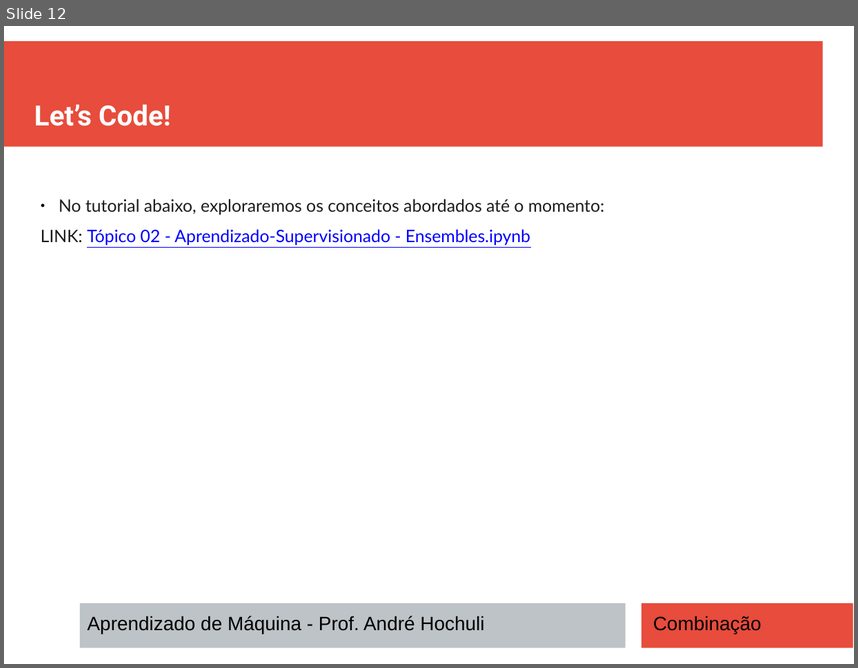
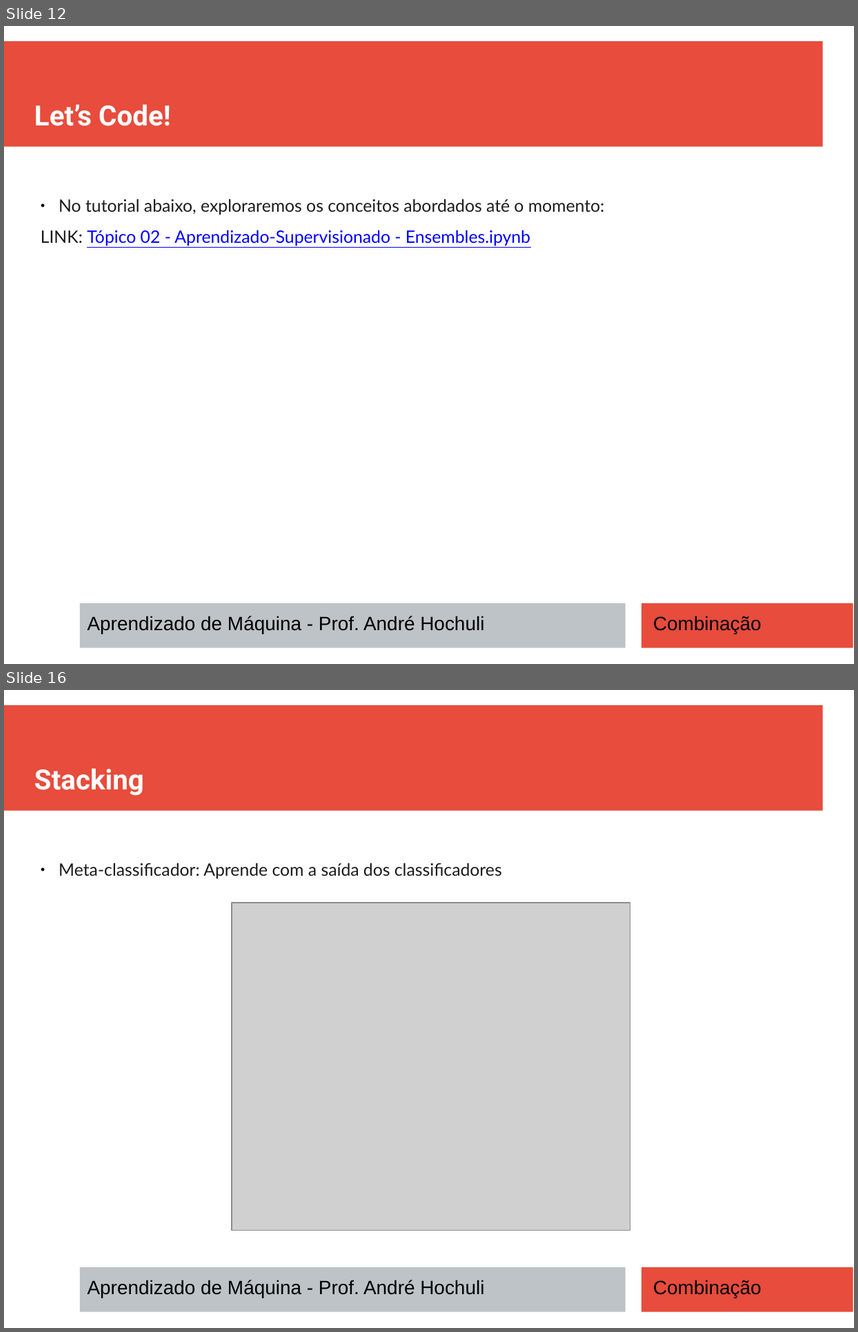
Before and after one commit to andrehochuli/teaching, a slide deck: AprendizadoMaquina/Tópico 02 - Aprendizado Supervisionado/Ensembles/Tópico 02 - Aprendizado-Supervisionado - Ensembles.pptx. Shown one above the other, each under a label of ours: slide 12 before the commit, slides 12 and 16 after it; the slides between them are not shown. The pictures are 858x668 and 858x1332 pixels, drawn with LibreOffice and Linux fonts; fonts in the diff are those of the drawing; grey boxes stand for pictures. Boxes give left, top, right and bottom in pixels: in the first picture for what was removed or moved away, otherwise in the second. Text is boxed around its words. In the diff, an @@ line names an element or a change of style, - is before the commit and + after.

```diff
--- a/AprendizadoMaquina/Tópico 02 - Aprendizado Supervisionado/Ensembles/Tópico 02 - Aprendizado-Supervisionado - Ensembles.pptx
+++ b/AprendizadoMaquina/Tópico 02 - Aprendizado Supervisionado/Ensembles/Tópico 02 - Aprendizado-Supervisionado - Ensembles.pptx
@@ slide 16 added at bbox=[4, 690, 854, 1328], background #FFFFFF; not listed: 3 template elements that a slide beside it also shows @@
@@ text added at bbox=[34, 768, 144, 796], 26 pt, text #FFFFFF, bold @@
+Stacking
@@ text added at bbox=[59, 862, 502, 879], 16 pt, text #1C1C1C @@
+● Meta-classificador: Aprende com a saída dos classificadores
@@ picture added at bbox=[232, 903, 631, 1231] @@
@@ text added at bbox=[87, 1279, 484, 1297], 18 pt, text #000000 @@
+Aprendizado de Máquina - Prof. André Hochuli
@@ text added at bbox=[653, 1279, 762, 1297], 18 pt, text #000000 @@
+Combinação
```
Also in this commit, not shown: 6 other slides added, 1 other file.
